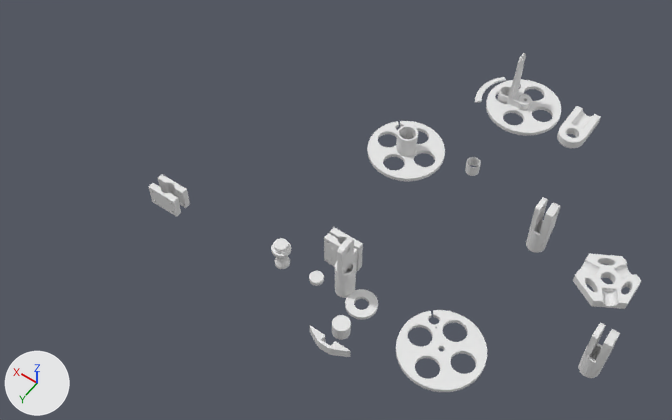
Renders of the Blender file robot-parts/robot-parts.blend from each side of a commit.
Before and after are seen from a camera (50 mm lens) standing at (-398.0, 1118.0, 1172.0) and looking at (138.0, 368.0, -7.0). Arrows for +X, +Y and +Z are at lower left; the lights stay in place.

Before the edit, the objects in view are built like this:
```python
ob_joint_f = bpy.data.objects.new('joint-f', me_circle_002)
ob_joint_f.location = (-320.0, 394.0, -2.0)
ob_joint_f.scale = (11.2, 11.2, 11.2)
ob_motor_mount_1 = bpy.data.objects.new('motor-mount-1', me_circle_001)
ob_motor_mount_1.location = (358.0, 515.0, 0.0)
ob_motor_mount_1.scale = (10.9, 10.9, 10.9)
ob_pot_mount = bpy.data.objects.new('pot-mount', me_circle_013)
ob_pot_mount.location = (1.0, 0.0, 0.0)
ob_pvc_pipe1_2 = bpy.data.objects.new('pvc-pipe1-2', me_circle_004)
ob_pvc_pipe1_2.location = (81.0, 498.0, 0.0)
ob_pvc_pipe1_2.scale = (11.0, 11.0, 11.0)
ob_pvc_pipe3_4 = bpy.data.objects.new('pvc-pipe3-4', me_circle_006)
ob_pvc_pipe3_4.location = (0.0, 548.0, -4.0)
ob_pvc_pipe3_4.scale = (13.5, 13.5, 57.7)
ob_screw_hole = bpy.data.objects.new('screw-hole', me_cylinder_003)
ob_screw_hole.location = (-231.0, 0.0, 51.0)
ob_screw_hole.rotation_euler = (-1.571, 0.0, -1.571)  # degrees (-90, 0, -90)
ob_screw_hole.scale = (1.45, 1.45, 20.4)
ob_shoulder_disk = bpy.data.objects.new('shoulder-disk', me_cylinder_010)
ob_shoulder_disk.location = (0.0, 0.0, 0.0)
ob_shoulder_disk.rotation_euler = (0.0, 0.0, -0.796)  # degrees (0, 0, -46)
ob_shoulder_disk.scale = (64.7, 64.7, 1.0)
ob_shoulder_shim = bpy.data.objects.new('shoulder-shim', me_circle_010)
ob_shoulder_shim.location = (36.0, 0.0, 0.0)
ob_thread_end = bpy.data.objects.new('thread-end', me_circle_011)
ob_thread_end.location = (0.0, 0.0, 0.0)
# also in view: 'base-disk' at (111.0, 204.0, 23.0); 'spacer' at (0.0, 496.0, 3.0); 'joint-m' at (36.0, 487.0, 58.0); 'disk' at (-136.0, 494.0, 4.0); 'elbow-joint' at (-157.0, 248.0, 50.0)
```
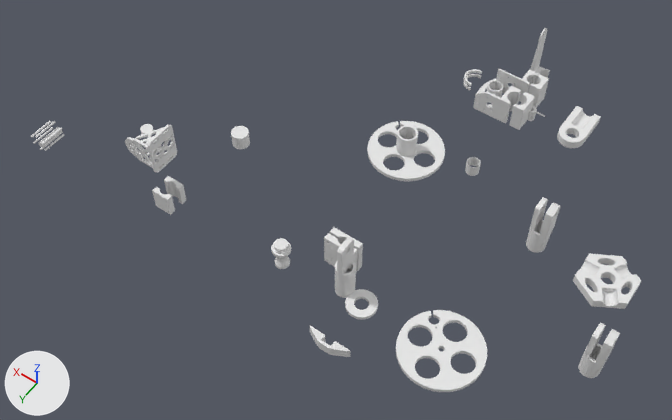
Commit message: autosync motor mounts

What differs and where, as boxes (x1, y1, x2, y2) in the pictures (672 x 420 px):
'shoulder-disk', hidden
    before: (486, 79, 561, 136)
'mount3-4', added
    after: (473, 86, 535, 130)
'mount-plate', added
    after: (125, 125, 177, 173)
'motor-mount-1', reshaped (19% narrower, 9% shorter)
    before: (148, 174, 190, 217)
    after: (152, 176, 186, 215)
'mount1-2', added
    after: (496, 69, 549, 108)
'pvc-pipe3-4', moved
    before: (332, 315, 351, 340)
    after: (231, 126, 250, 149)
'pot-mount', deleted
    before: (507, 53, 529, 110)
'motor-holes', added
    after: (31, 121, 64, 151)
'pot-mount-arm', added
    after: (530, 28, 550, 80)
'shoulder-shim', moved
    before: (498, 86, 511, 104)
    after: (487, 80, 503, 98)
'pvc-pipe1-2', moved
    before: (309, 271, 324, 286)
    after: (140, 124, 154, 134)
'thread-end', moved
    before: (518, 95, 532, 110)
    after: (527, 106, 537, 121)
'zip-tie-hole', added
    after: (463, 69, 482, 90)
'screw-hole', shown
    after: (536, 111, 545, 117)
part 1 of me_circle_001, rebuilt (30% narrower, 17% shorter)
    before: (158, 174, 190, 208)
    after: (164, 176, 186, 204)
part 2 of me_circle_001, rebuilt (29% narrower, 17% shorter)
    before: (148, 183, 181, 217)
    after: (152, 187, 175, 215)

The change in detail:
me_circle_001 is used by ob_motor_mount_1; location (358.0, 515.0, 0.0); scale (10.9, 10.9, 10.9).
me_circle_001 had 1152 vertices, 668 faces and spanned x -2.42..2.42, y -1.45..1.45, z 0.0..3.51.
me_circle_001 now has 624 vertices, 380 faces and spans x -1.46..1.46, y -1.75..1.69, z 0.0..3.51.
me_circle_001 part 1: the loose piece of 576 vertices spanning x -2.42..2.42, y -1.45..-0.5, z 0.0..3.51 is rebuilt with 312 vertices and now spans x -1.46..1.46, y -1.75..-0.8, z 0.0..3.51.
me_circle_001 part 2: the loose piece of 576 vertices spanning x -2.42..2.42, y 0.5..1.45, z 0.0..3.51 is rebuilt with 312 vertices and now spans x -1.46..1.46, y 0.74..1.69, z 0.0..3.51.
Mesh me_cube is new.
It has 638 vertices, 381 faces and spans x -39.5..51.0, y -23.5..16.8, z 0.0..47.9.
Mesh me_circle_013_1 is new.
It has 320 vertices, 314 faces and spans x -1.5..25.8, y -13.6..13.6, z 0.0..114.3.
Mesh me_circle_014 is new.
It has 144 vertices, 140 faces and spans x -4.6..17.5, y -20.5..19.3, z 3.2..18.6.
Mesh me_motor is new.
It has 2000 vertices, 4164 faces and spans x -35.0..35.0, y -23.5..26.5, z -56.0..0.0.
Mesh me_cylinder_012 is new.
It consists of a 32-sided cylinder along z spanning x -1.7..1.8, y -1.9..1.7, z -26.7..16.2; a 32-sided cylinder along z spanning x 11.7..15.2, y -9.6..-6.0, z -26.7..16.2; a 32-sided cylinder along z spanning x 25.1..28.7, y -1.9..1.6, z -26.7..16.2; a 32-sided cylinder along z spanning x 25.1..28.7, y 13.7..17.2, z -26.7..16.2; a 32-sided cylinder along z spanning x 11.7..15.3, y 21.4..24.9, z -26.7..16.2; a 32-sided cylinder along z spanning x -1.7..1.8, y 13.6..17.2, z -26.7..16.2; a 32-sided cylinder along z spanning x 0.2..12.8, y 1.4..14.0, z -26.7..16.2.
Mesh me_cube_003 is new.
It has 632 vertices, 381 faces and spans x -32.4..50.4, y -19.3..12.8, z 0.0..47.9.
Object 'pot-mount' (ob_pot_mount) is deleted.
Object 'shoulder-disk' (ob_shoulder_disk) is now hidden.
Object 'shoulder-shim' (ob_shoulder_shim) moves from (36.0, 0.0, 0.0) to (58.0, 0.0, 0.0).
Object 'thread-end' (ob_thread_end) moves from (0.0, 0.0, 0.0) to (-21.0, 13.0, 0.0).
Object 'pvc-pipe3-4' (ob_pvc_pipe3_4) moves from (0.0, 548.0, -4.0) to (282.0, 417.0, 104.0).
Object 'pvc-pipe1-2' (ob_pvc_pipe1_2) moves from (81.0, 498.0, 0.0) to (495.0, 422.0, 0.0).
Object 'screw-hole' (ob_screw_hole) moves from (-231.0, 0.0, 51.0) to (-23.0, 5.0, 10.0).
Object 'screw-hole' (ob_screw_hole) is now shown.
Object 'mount3-4' (ob_mount3_4) is new; it shows me_cube.
Its location is (20.0, 33.0, 0.0).
Object 'pot-mount-arm' (ob_pot_mount_arm) is new; it shows me_circle_013_1.
Its location is (1.0, -77.0, 0.0).
Object 'zip-tie-hole' (ob_zip_tie_hole) is new; it shows me_circle_014.
Its location is (101.0, 0.0, 0.0).
Object 'mount-plate' (ob_mount_plate) is new; it shows me_motor.
Its location is (364.0, 500.0, 112.0).
Its rotation in degrees is (0, 270, 0).
Object 'motor-holes' (ob_motor_holes) is new; it shows me_cylinder_012.
Its location is (596.0, 542.0, 27.0).
Its rotation in degrees is (-90, 0, 0).
Object 'mount1-2' (ob_mount1_2) is new; it shows me_cube_003.
Its location is (14.0, -23.0, 0.0).
